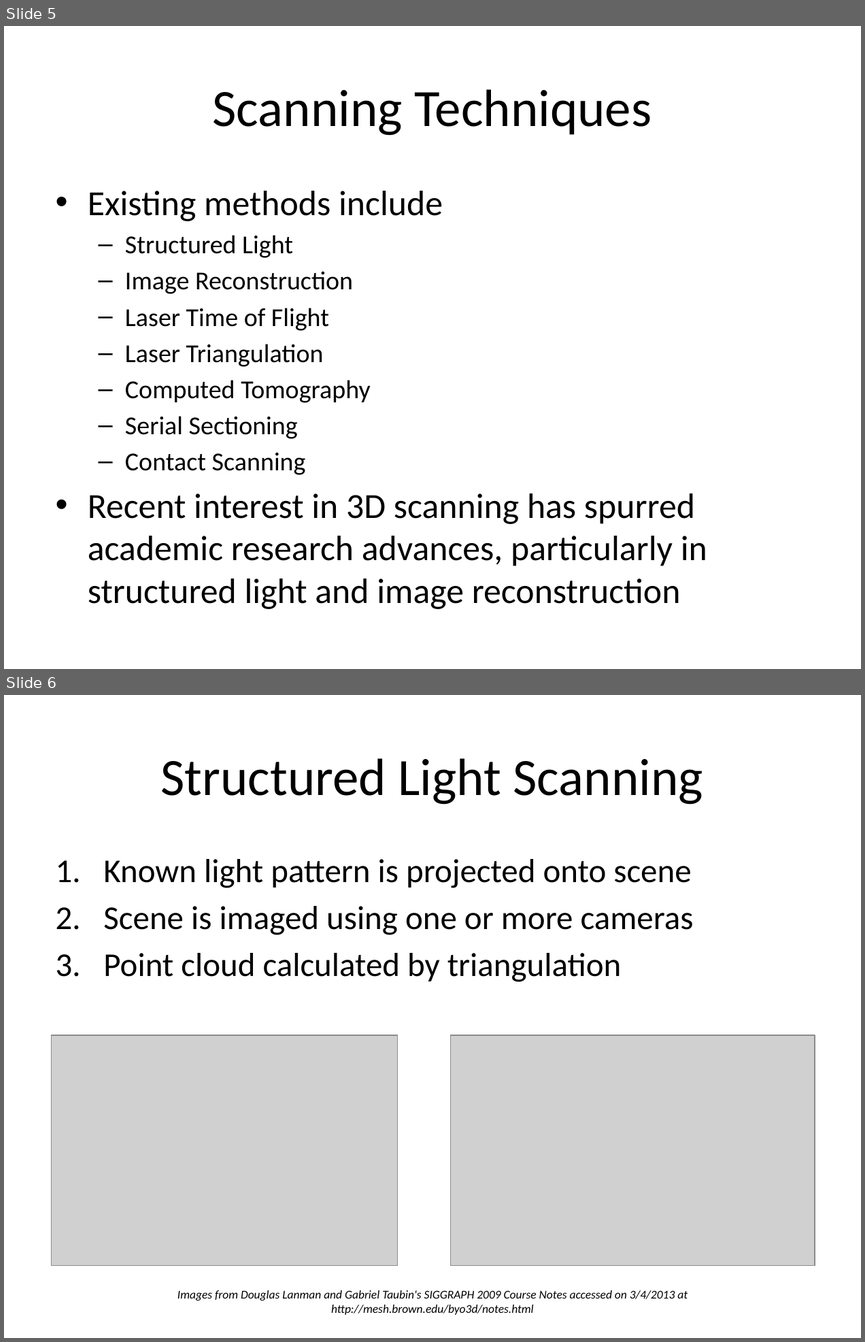
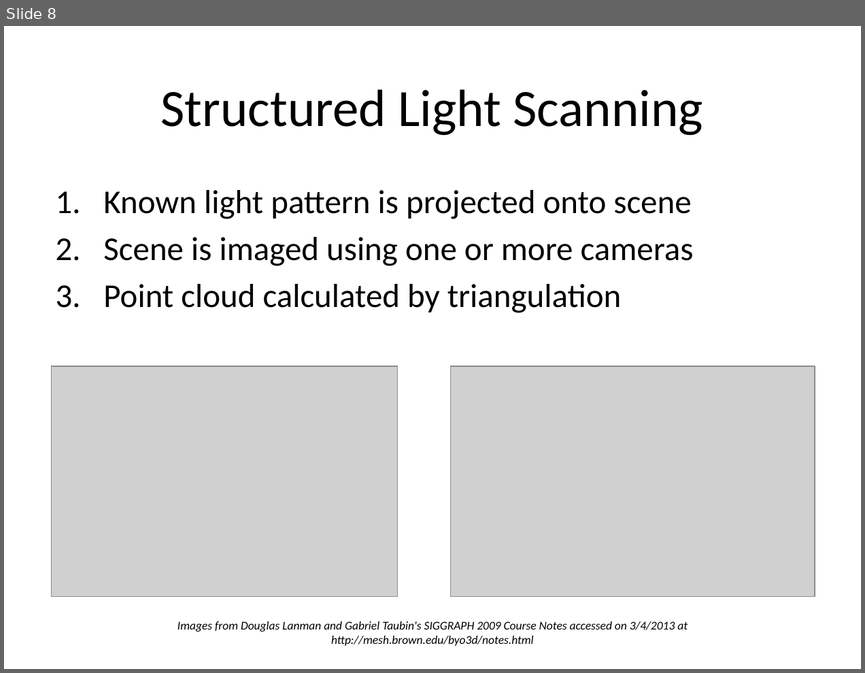
Before and after one commit to troyastorino/dcba, a slide deck: presentations/10-slide-pitch/initial-10-slide-pitch.pptx. Shown one above the other, each under a label of ours: slides 5 and 6 before the commit, slide 8 after it. The pictures are 865x1342 and 865x673 pixels, drawn with LibreOffice and Linux fonts; fonts in the diff are those of the drawing; grey boxes stand for pictures. Boxes give left, top, right and bottom in pixels: in the first picture for what was removed or moved away, otherwise in the second. Text is boxed around its words. In the diff, an @@ line names an element or a change of style, - is before the commit and + after.

```diff
--- a/presentations/10-slide-pitch/initial-10-slide-pitch.pptx
+++ b/presentations/10-slide-pitch/initial-10-slide-pitch.pptx
@@ slide 5 removed at box(4, 26, 861, 669), background #FFFFFF @@
@@ title removed at box(213, 89, 651, 135) @@
-Scanning Techniques
@@ text removed at box(88, 191, 707, 609) @@
-• Existing methods include
-  – Structured Light
-  – Image Reconstruction
-  – Laser Time of Flight
-  – Laser Triangulation
-  – Computed Tomography
-  – Serial Sectioning
-  – Contact Scanning
-• Recent interest in 3D scanning has spurred academic research advances, particularly in structured light and image reconstruction
@@ what was slide 6 is now slide 8 @@
```
Also in this commit, not shown: 3 slides changed, 4 slides added, 1 other slide removed, 5 other files.
